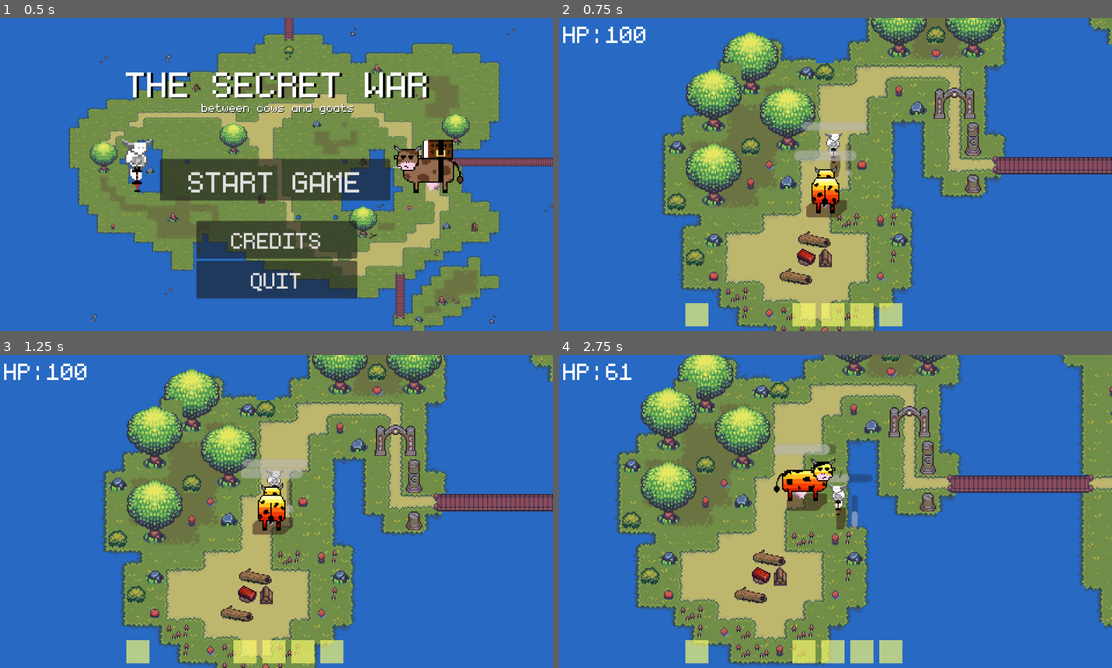
Above: before the commit, frames 1-4 (two rows, left to right).
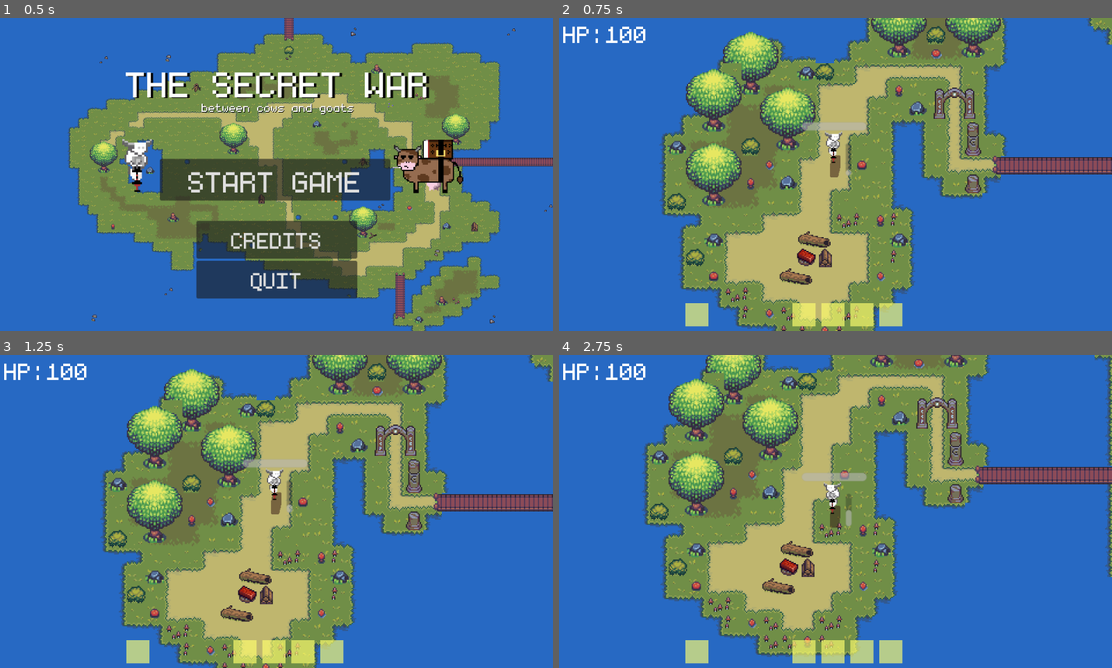
Above: after the commit, the same moments.

Repository: NDJia/tojam2025
Game: Godot game, scene res://Scenes/UI/mainmenu.tscn
Two runs of this game, one before a commit and one after it. Both use one fixed random seed, a clock stepped at 60 frames per second and the inputs below. The engine's default icon, where the game draws it, is replaced by a stand-in: a white triangle on a blue panel in a dark square.
Inputs (mouse positions are in pixels of both pictures, inside the frame that each line leads up to):
- Up to frame 1 (0.5 s): no input
- Up to frame 2 (0.75 s): click "START GAME" at 0.5 s
- Up to frame 3 (1.25 s): no input
- Up to frame 4 (2.75 s): move the mouse to (957, 495) at 1.27 s; press the mouse at (957, 495) at 1.28 s; hold D (Right) 1.28-2.03 s; move the mouse to (724, 527) at 2.02 s; release the mouse at (724, 527) at 2.03 s; hold S (Down) from 2.03 s (still down); tap Space (Dash) at 2.1 s

Frame 1 is identical in both runs. In frame 2, 1.2% of the frame differs, in the area x 42-54%, y 42-64%; in frame 3, 1.2%; in frame 4, 46%, in the area x 8-100%, y 0-100%.

Commit message:
Update IslandCenter.tscn

Diff:
--- a/Scenes/Islands/IslandCenter.tscn
+++ b/Scenes/Islands/IslandCenter.tscn
@@ -1,9 +1,8 @@
-[gd_scene load_steps=5 format=4 uid="uid://cexbkuf5posdq"]
+[gd_scene load_steps=4 format=4 uid="uid://cexbkuf5posdq"]
 
 [ext_resource type="PackedScene" uid="uid://dx3nmw304muta" path="res://Scenes/main/map_floor.tscn" id="1_aq3sx"]
 [ext_resource type="PackedScene" uid="uid://behop5phl7ltg" path="res://Scenes/main/map_prop.tscn" id="2_whck1"]
 [ext_resource type="PackedScene" uid="uid://snpu5upsful7" path="res://Scenes/food.tscn" id="3_aq3sx"]
-[ext_resource type="PackedScene" uid="uid://yc6d0anpe5kp" path="res://Scenes/basic_enemy.tscn" id="4_whck1"]
 
 [node name="Island" type="Node2D"]
 y_sort_enabled = true
@@ -17,7 +16,3 @@
 
 [node name="Food" parent="." instance=ExtResource("3_aq3sx")]
 position = Vector2(-24, 70)
-
-[node name="BasicEnemy" parent="." instance=ExtResource("4_whck1")]
-position = Vector2(-8, 29)
-type = "Fire"
